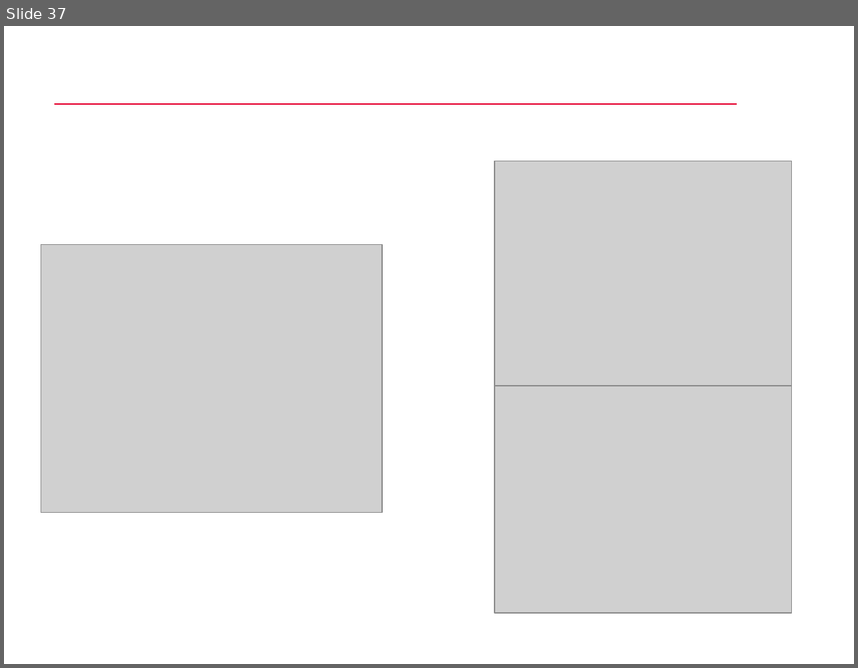
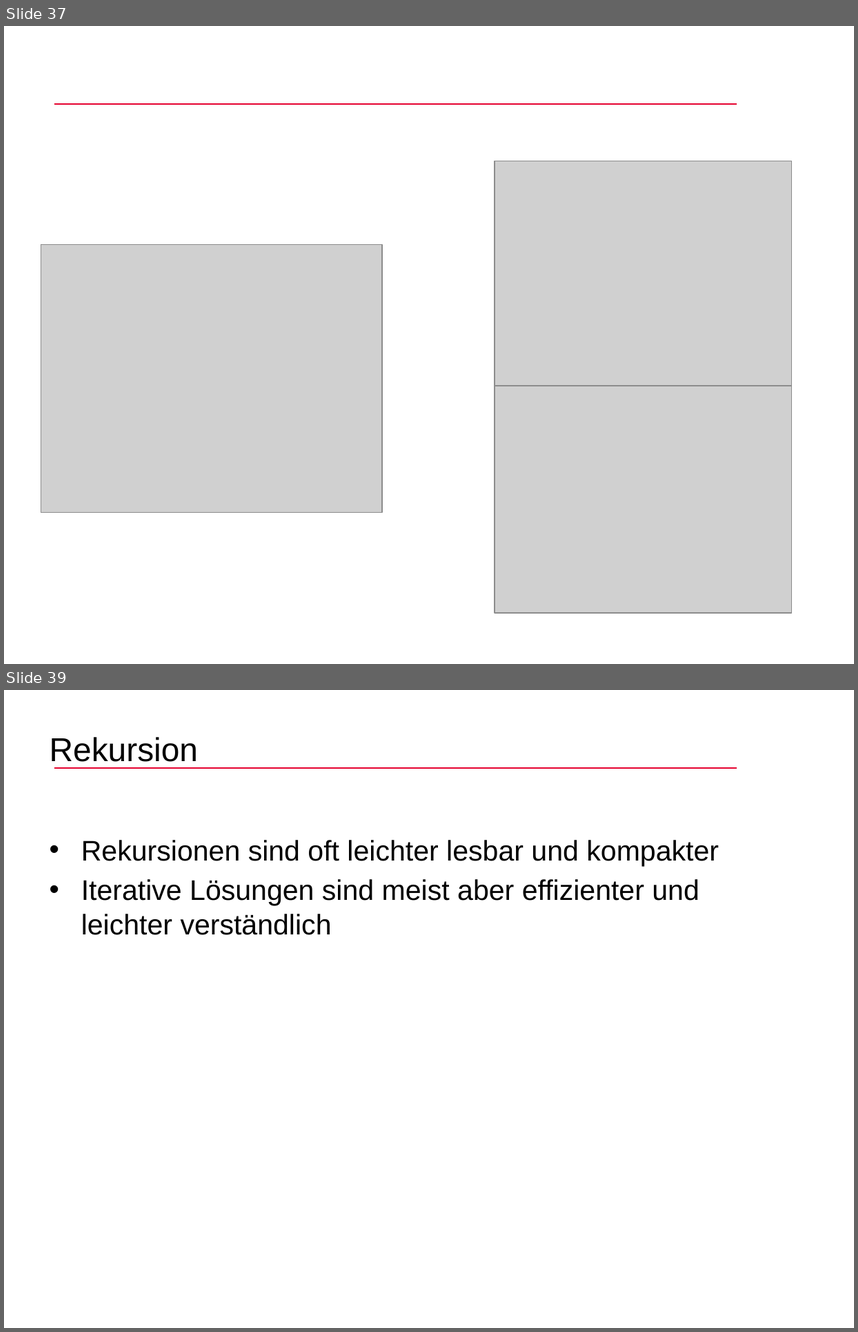
Before and after one commit to JonathanGunt/In-Place-Algorithmus, a slide deck: Präsentation/Quicksort.pptx. Shown one above the other, each under a label of ours: slide 37 before the commit, slides 37 and 39 after it; the slides between them are not shown. The pictures are 858x668 and 858x1332 pixels, drawn with LibreOffice and Linux fonts; fonts in the diff are those of the drawing; grey boxes stand for pictures; background and template pictures are left out. Boxes give left, top, right and bottom in pixels: in the first picture for what was removed or moved away, otherwise in the second. Text is boxed around its words. In the diff, an @@ line names an element or a change of style, - is before the commit and + after.

Commit message:
Rekursion fertig beschrieben

```diff
--- a/Präsentation/Quicksort.pptx
+++ b/Präsentation/Quicksort.pptx
@@ slide 39 added at (4, 690, 854, 1328), background #FFFFFF; not listed: 1 template element that a slide beside it also shows @@
@@ title added at (50, 737, 199, 762), 28 pt, text #000000 @@
+Rekursion
@@ text added at (81, 840, 719, 935), 24 pt, text #000000 @@
+• Rekursionen sind oft leichter lesbar und kompakter
+• Iterative Lösungen sind meist aber effizienter und leichter verständlich
@@ page number added at (643, 1283, 842, 1317), 14 pt, text #FFFFFF @@
+39
```
Also in this commit, not shown: 3 slides changed, 3 other slides added, 1 slide removed, 6 other files.
